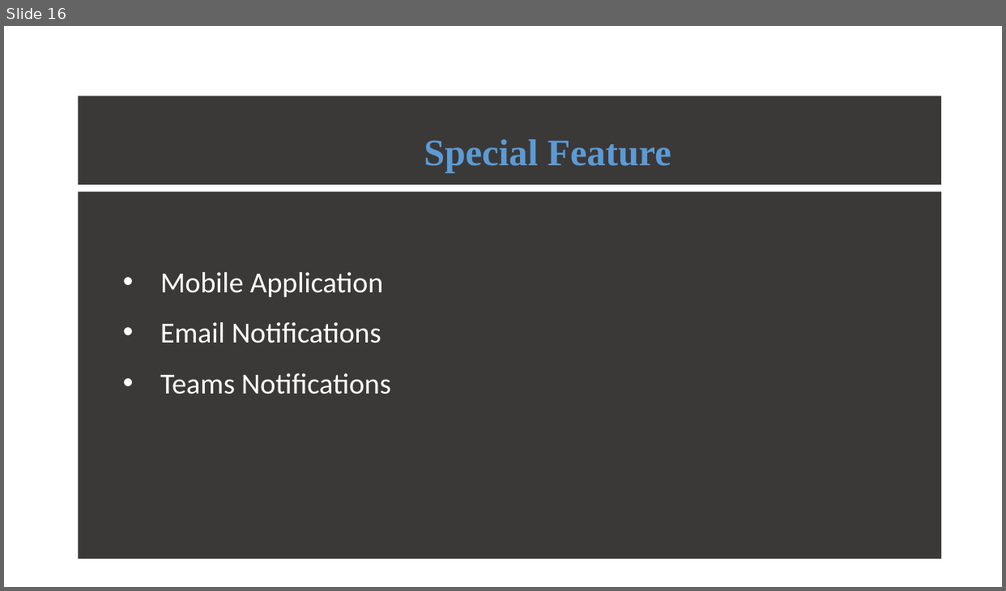
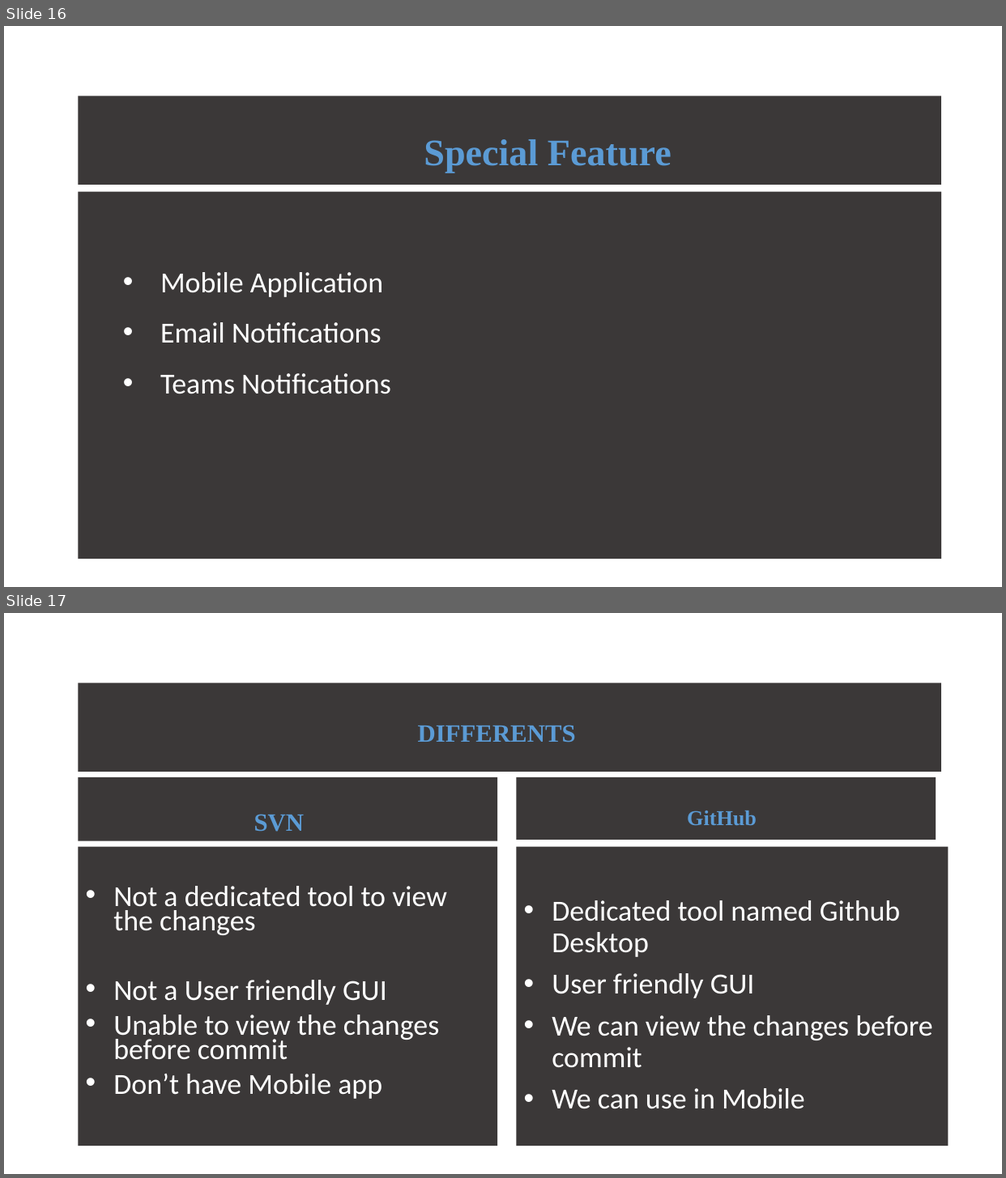
Before and after one commit to ATE186-Murali/PPT, a slide deck: GitHub.pptx. Shown one above the other, each under a label of ours: slide 16 before the commit, slides 16 and 17 after it. The pictures are 1006x591 and 1006x1178 pixels, drawn with LibreOffice and Linux fonts; fonts in the diff are those of the drawing. Boxes give left, top, right and bottom in pixels: in the first picture for what was removed or moved away, otherwise in the second. Text is boxed around its words. In the diff, an @@ line names an element or a change of style, - is before the commit and + after.

```diff
--- a/GitHub.pptx
+++ b/GitHub.pptx
@@ slide 17 added at (4, 613, 1002, 1174), background #FFFFFF @@
@@ rectangle added at (78, 683, 941, 772), fill #3B3838, 24 pt, text #5B9BD5, bold @@
+DIFFERENTS
@@ rectangle added at (78, 777, 497, 841), fill #3B3838, 24 pt, text #5B9BD5, bold @@
+SVN
@@ rectangle added at (517, 777, 936, 840), fill #3B3838, 20.4 pt, text #5B9BD5, bold @@
+GitHub
@@ subtitle added at (78, 846, 497, 1146), fill #3B3838, 28 pt, text #FFFFFF @@
+• Not a dedicated tool to view the changes
+• Not a User friendly GUI
+• Unable to view the changes before commit
+• Don’t have Mobile app
@@ rectangle added at (517, 846, 948, 1146), fill #3B3838, 28 pt, text #FFFFFF @@
+• Dedicated tool named Github Desktop
+• User friendly GUI
+• We can view the changes before commit
+• We can use in Mobile
```
Also in this commit, not shown: 2 slides changed, 1 other slide added.
